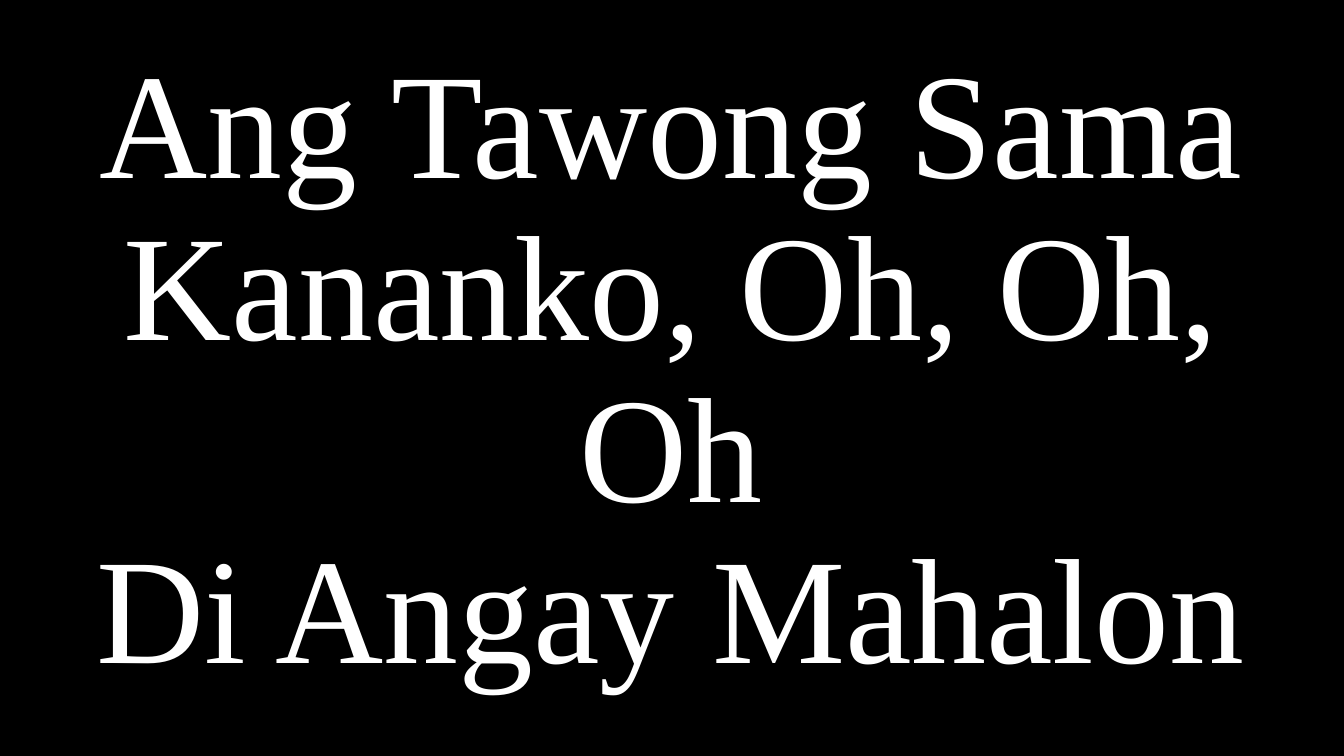
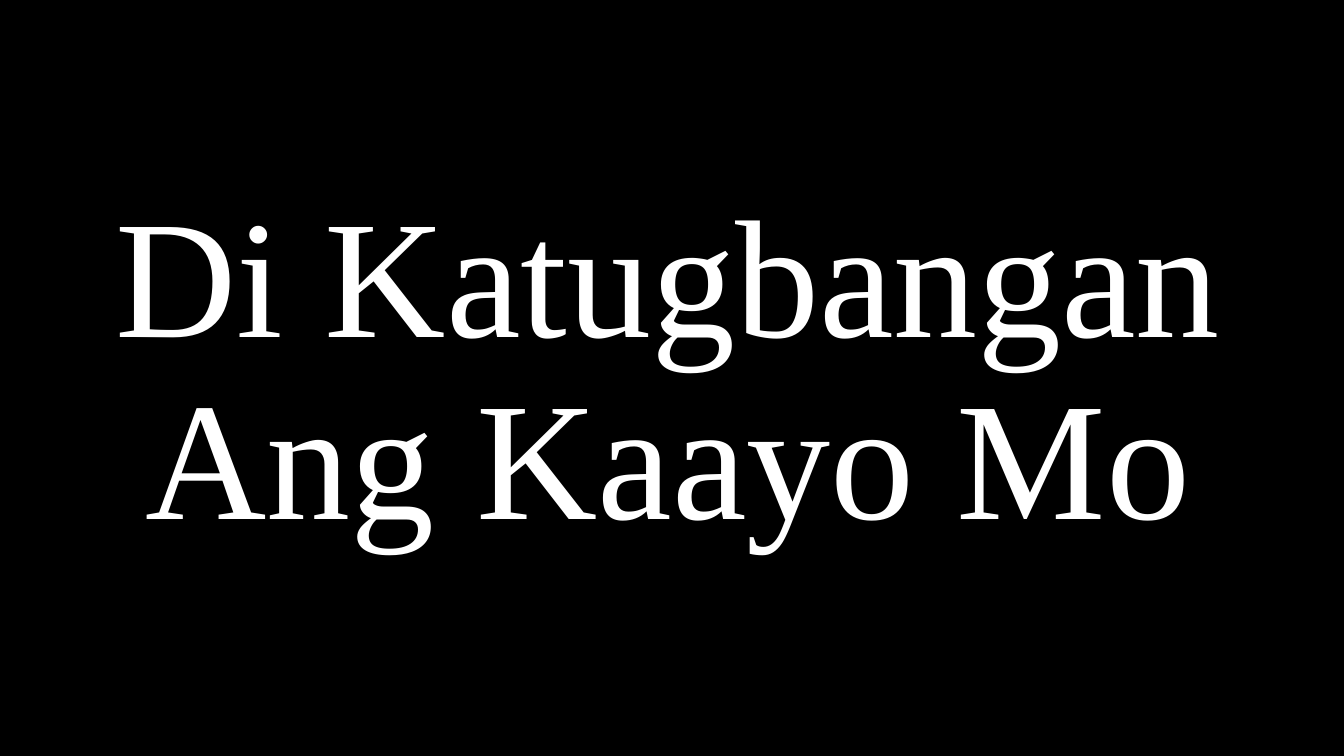
Before and after one commit to CHRISTIANARIBAL/Simbahan, a slide deck: slide 113 of 2Permanent/Final Na Ni.pptx (slide 129 before the commit). Drawn at 1344x756 pixels with LibreOffice and Linux fonts; fonts in the diff are those of the drawing. Boxes give left, top, right and bottom in pixels: in the first picture for what was removed or moved away, otherwise in the second. Text is boxed around its words. In the diff, an @@ line names an element or a change of style, - is before the commit and + after.

```diff
--- a/2Permanent/Final Na Ni.pptx
+++ b/2Permanent/Final Na Ni.pptx
@@ title at <box>115,220,1220,550</box>: text changed; size 107 to 120 pt @@
-Ang Tawong Sama Kananko, Oh, Oh, Oh
-Di Angay Mahalon
+Di Katugbangan Ang Kaayo Mo
```
Also in this commit, not shown: 9 other slides changed, 36 slides added, 54 slides removed, 5 other files.
